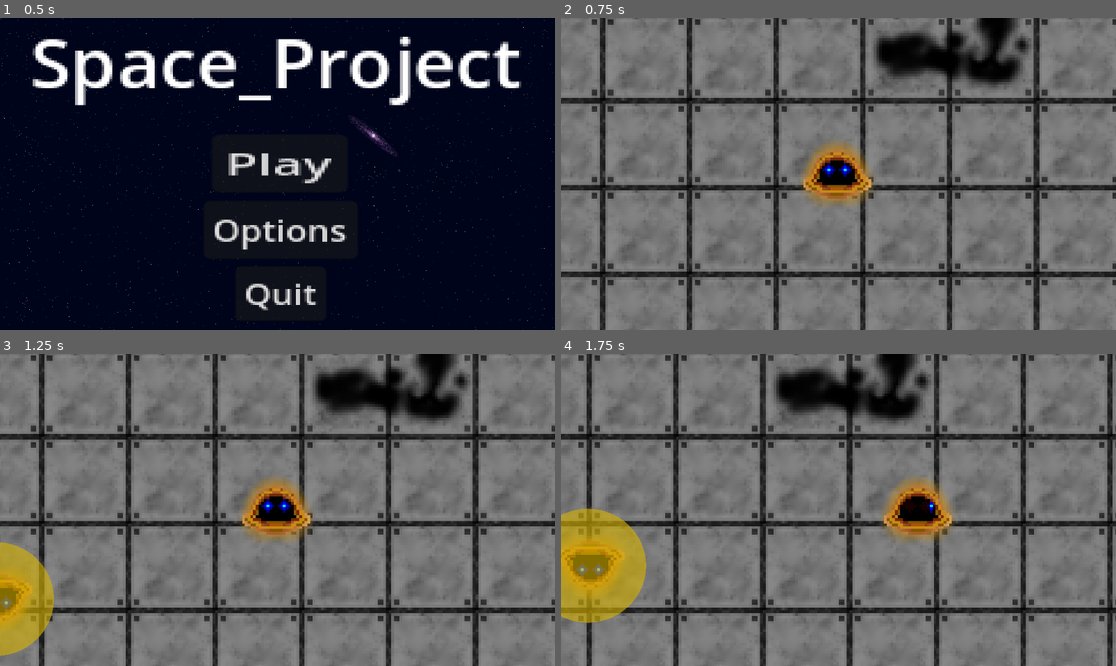
Above: before the commit, frames 1-4 (two rows, left to right).
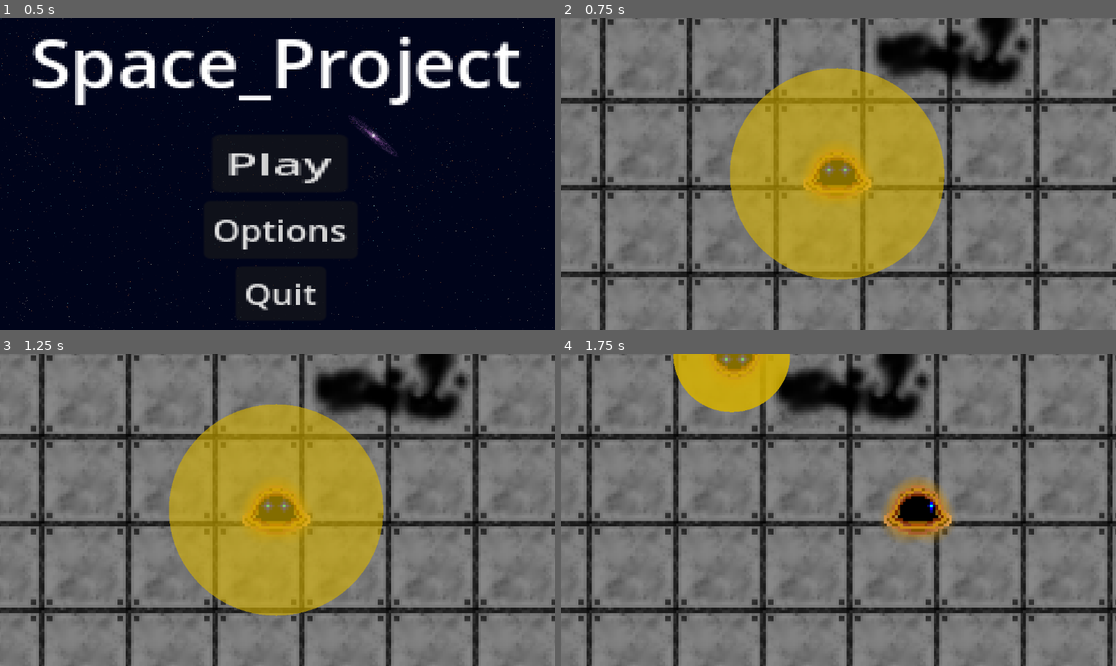
Above: after the commit, the same moments.

Repository: vulcanicbutter/space-project
Game: Godot game, scene res://Main Menu.tscn
Same seed, same stepped clock (60 frames per second), same inputs: the game is played once before the commit and once after it.
Inputs:
- Up to frame 1 (0.5 s): no input
- Up to frame 2 (0.75 s): click "Play" at 0.5 s
- Up to frame 3 (1.25 s): no input
- Up to frame 4 (1.75 s): hold D (move_right) from 1.28 s (still down); tap Space (meele_attack) at 1.35 s

Frame 1 is identical in both runs. In frame 2, 20% of the frame differs, in the area x 30-70%, y 16-84%; in frame 3, 23%, in the area x 0-70%, y 16-97%; in frame 4, 7.8%.

Commit message:
Add files via upload

Diff:
--- a/új-játék-projekt/Enemy Attack.gd
+++ b/új-játék-projekt/Enemy Attack.gd
@@ -1,11 +1,34 @@
 extends Area2D
 
+@export var attack_cooldown = 0.4
 @export var attack_damage = 10
-var can_attack
+var can_attack = true
+var in_range = false
+
 func attack_player():
 	pass
 
 
-func _on_defaultrange_area_entered(area: Area2D) -> void:
+func _on_default_range_area_entered(_area: Area2D) -> void:
+	in_range = true
+	_hitting()
 
-	pass
+
+func _on_default_range_area_exited(area: Area2D) -> void:
+	in_range = false
+
+
+func _hitting():
+	while in_range == true:
+		if not can_attack:
+			return
+		can_attack = false
+		show()
+		$CollisionShape2D.disabled = false
+
+		await get_tree().create_timer(0.1).timeout
+		hide()
+		$CollisionShape2D.disabled = true
+
+		await get_tree().create_timer(attack_cooldown).timeout
+		can_attack = true
--- a/új-játék-projekt/Lobby.tscn
+++ b/új-játék-projekt/Lobby.tscn
@@ -67,7 +67,6 @@
 height = 25.0
 
 [node name="Node2D" type="Node2D"]
-position = Vector2(-168, 17)
 
 [node name="AudioStreamPlayer" type="AudioStreamPlayer" parent="."]
 stream = ExtResource("1_mc3c4")
@@ -110,7 +109,6 @@
 shape = SubResource("CapsuleShape2D_jjvec")
 
 [node name="PlayerAttackHitbox" type="Area2D" parent="Player"]
-visible = false
 position = Vector2(-0.4, 0.1)
 scale = Vector2(3, 3)
 script = ExtResource("8_ouqy5")
@@ -130,57 +128,59 @@
 tile_map_data = PackedByteArray("AADx/wkAAAACAAIAAADy/wkAAAACAAIAAADz/wkAAAADAAIAAAD0/wkAAAAEAAIAAAD1/wkAAAACAAIAAAD2/w …(896 unchanged characters)…
 tile_set = SubResource("TileSet_hiny6")
 
-[node name="Enemy" type="CharacterBody2D" parent="." groups=["enemies"]]
-position = Vector2(-167, 53)
+[node name="Enemy3" type="CharacterBody2D" parent="." groups=["enemies"]]
+position = Vector2(-24, -128)
 motion_mode = 1
 script = ExtResource("10_mxsb5")
+move_speed = 65.0
 
-[node name="EnemyAttackHitbox" type="Area2D" parent="Enemy"]
-visible = false
+[node name="EnemyAttackHitbox" type="Area2D" parent="Enemy3"]
 position = Vector2(-0.399994, 0.0999985)
 scale = Vector2(3, 3)
 script = ExtResource("11_1q3jt")
+attack_cooldown = 1.0
 
-[node name="CollisionShape2D" type="CollisionShape2D" parent="Enemy/EnemyAttackHitbox"]
+[node name="CollisionShape2D" type="CollisionShape2D" parent="Enemy3/EnemyAttackHitbox"]
 shape = SubResource("CircleShape2D_hiny6")
 disabled = true
 
-[node name="MeshInstance2D" type="MeshInstance2D" parent="Enemy/EnemyAttackHitbox/CollisionShape2D"]
+[node name="MeshInstance2D" type="MeshInstance2D" parent="Enemy3/EnemyAttackHitbox/CollisionShape2D"]
 modulate = Color(0.839216, 0.694118, 0, 0.380392)
 position = Vector2(-0.033339, -0.0333302)
 scale = Vector2(14.3496, 14)
 mesh = SubResource("SphereMesh_hiny6")
 
-[node name="EnemyHurtBox" type="Area2D" parent="Enemy"]
+[node name="EnemyHurtBox" type="Area2D" parent="Enemy3"]
 
-[node name="CollisionShape2D" type="CollisionShape2D" parent="Enemy/EnemyHurtBox"]
+[node name="CollisionShape2D" type="CollisionShape2D" parent="Enemy3/EnemyHurtBox"]
 position = Vector2(0.5, 1)
 rotation = 1.5708
 shape = SubResource("CapsuleShape2D_tccrc")
 
-[node name="Sprite2D2" type="Sprite2D" parent="Enemy"]
+[node name="Sprite2D2" type="Sprite2D" parent="Enemy3"]
 rotation = -3.14159
 texture = ExtResource("5_ufkk4")
 
-[node name="CollisionShape2D" type="CollisionShape2D" parent="Enemy"]
+[node name="CollisionShape2D" type="CollisionShape2D" parent="Enemy3"]
 position = Vector2(0.5, 1)
 rotation = 1.5708
 shape = SubResource("CapsuleShape2D_tccrc")
 
-[node name="defaultrange" type="Area2D" parent="Enemy"]
+[node name="DefaultRange" type="Area2D" parent="Enemy3"]
 position = Vector2(-0.399994, 0.0999985)
 scale = Vector2(3, 3)
 script = ExtResource("11_1q3jt")
 
-[node name="CollisionShape2D" type="CollisionShape2D" parent="Enemy/defaultrange"]
+[node name="CollisionShape2D" type="CollisionShape2D" parent="Enemy3/DefaultRange"]
 shape = SubResource("CircleShape2D_hiny6")
 
-[node name="MeshInstance2D" type="MeshInstance2D" parent="Enemy/defaultrange/CollisionShape2D"]
+[node name="MeshInstance2D" type="MeshInstance2D" parent="Enemy3/DefaultRange/CollisionShape2D"]
 modulate = Color(0.839216, 0.694118, 0, 0.380392)
 position = Vector2(-0.033339, -0.0333302)
 scale = Vector2(14.3496, 14)
 mesh = SubResource("SphereMesh_hiny6")
 
 [connection signal="area_entered" from="Player/PlayerHurtBox" to="Player/PlayerStats" method="_on_player_hurt_box_area_entered"]
-[connection signal="area_entered" from="Enemy/EnemyHurtBox" to="Enemy" method="_on_enemy_hurt_box_area_entered"]
-[connection signal="area_entered" from="Enemy/defaultrange" to="Enemy/EnemyAttackHitbox" method="_on_defaultrange_area_entered"]
+[connection signal="area_entered" from="Enemy3/EnemyHurtBox" to="Enemy3" method="_on_enemy_hurt_box_area_entered"]
+[connection signal="area_entered" from="Enemy3/DefaultRange" to="Enemy3/EnemyAttackHitbox" method="_on_default_range_area_entered"]
+[connection signal="area_exited" from="Enemy3/DefaultRange" to="Enemy3/EnemyAttackHitbox" method="_on_default_range_area_exited"]
--- a/új-játék-projekt/movement.gd
+++ b/új-játék-projekt/movement.gd
@@ -3,7 +3,7 @@
 #region Movement constants
 @export var MAX_SPEED = 200.0
 @export var ACCELERATION = 800.0
-@export var DECELERATION = 950.0
+@export var DECELERATION = 800.0
 #endregion
 
 #region Attack variables
--- a/új-játék-projekt/playerStats.gd
+++ b/új-játék-projekt/playerStats.gd
@@ -1,7 +1,6 @@
 extends Node
 
 @export var Health = 100
-
 
 func _on_player_hurt_box_area_entered(area: Area2D) -> void:
 	#print("ütközött", area)
Binary file changed: új-játék-projekt/Default_Character_left.png
Binary file changed: új-játék-projekt/Default_Character_right.png
